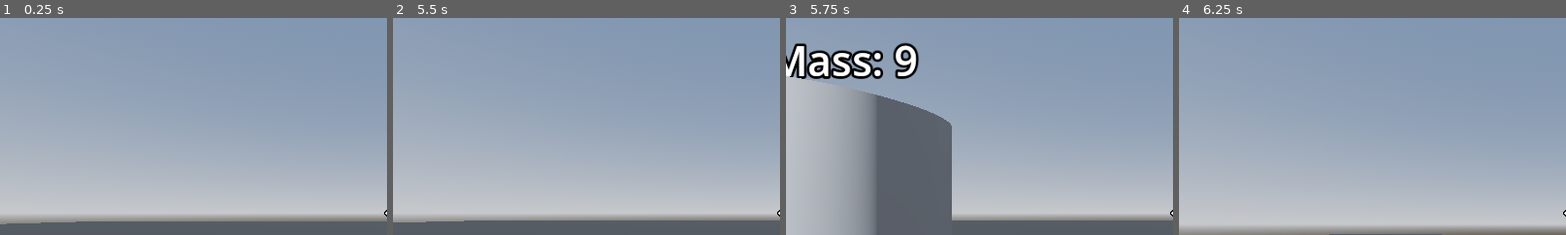
Above: before the commit, frames 1-4 (left to right).
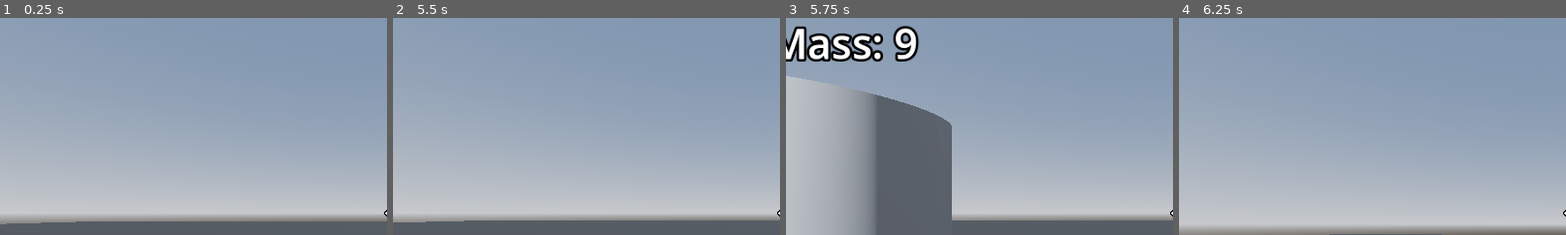
Above: after the commit, the same moments.

Repository: Radian6405/Rescale
Game: Godot game, scene res://levels/sandbox.tscn
Two runs of this game, one before a commit and one after it. Both use one fixed random seed, a clock stepped at 60 frames per second and the inputs below. This scene is started directly instead of the project's main scene.
Inputs (mouse positions are % of the whole screen's width and height, from its top left):
- Up to frame 1 (0.25 s): no input
- Up to frame 2 (5.5 s): tap Enter at 0.5 s; move the mouse to (55, 50) at 0.52 s; hold D (move_right) 0.53-1.28 s; tap Q (decrease_size) at 0.6, 5.1 s; tap Space (jump) at 0.77, 1.52, 3.02, 3.77, 4.52 s; move the mouse to (45, 50) at 1.27 s; hold S (move_back) 1.28-2.03 s; click (45, 50) at 1.35 s; move the mouse to (52, 48) at 2.02 s; hold D (move_right) 2.03-3.53 s; tap E (increase_size) at 2.1 s; move the mouse to (49, 52) at 2.77 s; tap F (interact) at 2.85 s; move the mouse to (57, 51) at 3.52 s; hold A (move_left) 3.53-5.03 s; tap W (move_front) at 3.6 s; move the mouse to (42, 49) at 4.27 s; tap Shift (sprint) at 4.35 s; move the mouse to (51, 50) at 5.02 s; hold S (move_back) from 5.03 s (still down)
- Up to frame 3 (5.75 s): keep holding S (move_back)
- Up to frame 4 (6.25 s): move the mouse to (46, 48) at 5.77 s; release S (move_back) at 5.78 s; hold D (move_right) from 5.78 s (still down); click (46, 48) at 5.85 s; tap Space (jump) at 6.02 s
The pictures show only the part of the screen within x 0-50%, y 5-55%; the shares and areas given below are measured in that part.

Frames 1-2 are identical in both runs. In frame 3, 5.6% of the frame differs, in the area x 0-35%, y 3-29%; in frame 4, nothing differs.

Commit message:
fix: mass label for pickups now show properly for any scale of objects

Diff:
--- a/scenes/pickups/cube_pickup.tscn
+++ b/scenes/pickups/cube_pickup.tscn
@@ -11,14 +11,14 @@
 
 [node name="cube_pickup" instance=ExtResource("1_xopmh")]
 
+[node name="MassLabel" parent="MassLabelController" index="0"]
+transform = Transform3D(1, 0, 0, 0, 1, 0, 0, 0, 1, 0, 0.7, 0)
+
 [node name="MeshInstance3D" type="MeshInstance3D" parent="ScaleController" index="0"]
 mesh = SubResource("BoxMesh_rit65")
 skeleton = NodePath("../..")
 
-[node name="MassLabel" parent="ScaleController" index="1"]
-transform = Transform3D(1, 0, 0, 0, 1, 0, 0, 0, 1, 0, 0.8, 0)
-
-[node name="Collidor" parent="." index="1"]
+[node name="Collidor" parent="." index="2"]
 shape = SubResource("BoxShape3D_g72f5")
 
 [node name="PickupCollidor" parent="pickuphelper" index="0"]
--- a/scenes/pickups/cylinder_pickup.tscn
+++ b/scenes/pickups/cylinder_pickup.tscn
@@ -12,14 +12,14 @@
 max_scale = 1.2
 min_scale = 0.3
 
+[node name="MassLabel" parent="MassLabelController" index="0"]
+transform = Transform3D(1, 0, 0, 0, 1, 0, 0, 0, 1, 0, 1.3, 0)
+
 [node name="MeshInstance3D" type="MeshInstance3D" parent="ScaleController" index="0"]
 mesh = SubResource("CylinderMesh_hxt81")
 skeleton = NodePath("../..")
 
-[node name="MassLabel" parent="ScaleController" index="1"]
-transform = Transform3D(1, 0, 0, 0, 1, 0, 0, 0, 1, 0, 1.3, 0)
-
-[node name="Collidor" parent="." index="1"]
+[node name="Collidor" parent="." index="2"]
 shape = SubResource("CylinderShape3D_dn8ot")
 
 [node name="PickupCollidor" parent="pickuphelper" index="0"]
--- a/scenes/pickups/pickup.gd
+++ b/scenes/pickups/pickup.gd
@@ -5,7 +5,9 @@
 @onready var scale_controller: Node3D = $ScaleController
 @onready var collidor: CollisionShape3D = $Collidor
 @onready var pickup_collidor: CollisionShape3D = $pickuphelper/PickupCollidor
-@onready var mass_label: Label3D = $ScaleController/MassLabel
+@onready var mass_label_controller: Node3D = $MassLabelController
+@onready var mass_label: Label3D = $MassLabelController/MassLabel
+@onready var init_mass_label_local_pos: Vector3 = mass_label.position
 
 @export var initial_scale := 1.0
 @export var max_scale := 1.5
@@ -14,8 +16,10 @@
 var current_scale: float = initial_scale:
 	set(value):
 		current_scale = clamp(value, min_scale, max_scale)
+
+		collidor.scale = Vector3.ONE * current_scale
 		scale_controller.scale = Vector3.ONE * current_scale
-		collidor.scale = Vector3.ONE * current_scale
+		mass_label_controller.scale = Vector3.ONE * current_scale
 
 		if current_scale >= 1:
 			pickup_collidor.scale = Vector3.ONE * current_scale
@@ -25,6 +29,14 @@
 func _ready() -> void:
 	current_scale = initial_scale
 	mass_label.text = "Mass: " + str(mass)
+
+func _physics_process(delta: float) -> void:
+	# position adjustment for mass label at any mass
+	mass_label.global_position = (
+		mass_label_controller.global_position +
+		init_mass_label_local_pos +
+		Vector3(0,current_scale - 0.9,0) # idk why this works but it does
+		)
 
 func handle_grab()-> void:
 	print("pick")
--- a/scenes/pickups/pickup.tscn
+++ b/scenes/pickups/pickup.tscn
@@ -7,12 +7,14 @@
 collision_mask = 2
 script = ExtResource("1_mdafl")
 
-[node name="ScaleController" type="Node3D" parent="."]
+[node name="MassLabelController" type="Node3D" parent="."]
 
-[node name="MassLabel" type="Label3D" parent="ScaleController"]
+[node name="MassLabel" type="Label3D" parent="MassLabelController"]
 billboard = 1
 text = "text"
 font_size = 48
+
+[node name="ScaleController" type="Node3D" parent="."]
 
 [node name="Collidor" type="CollisionShape3D" parent="."]
 
--- a/scenes/pickups/sphere_pickup.tscn
+++ b/scenes/pickups/sphere_pickup.tscn
@@ -12,14 +12,14 @@
 max_scale = 1.7
 min_scale = 0.7
 
+[node name="MassLabel" parent="MassLabelController" index="0"]
+transform = Transform3D(1, 0, 0, 0, 1, 0, 0, 0, 1, 0, 0.7, 0)
+
 [node name="MeshInstance3D" type="MeshInstance3D" parent="ScaleController" index="0"]
 mesh = SubResource("SphereMesh_t3n0h")
 skeleton = NodePath("../..")
 
-[node name="MassLabel" parent="ScaleController" index="1"]
-transform = Transform3D(1, 0, 0, 0, 1, 0, 0, 0, 1, 0, 0.8, 0)
-
-[node name="Collidor" parent="." index="1"]
+[node name="Collidor" parent="." index="2"]
 shape = SubResource("SphereShape3D_utpu6")
 
 [node name="PickupCollidor" parent="pickuphelper" index="0"]
